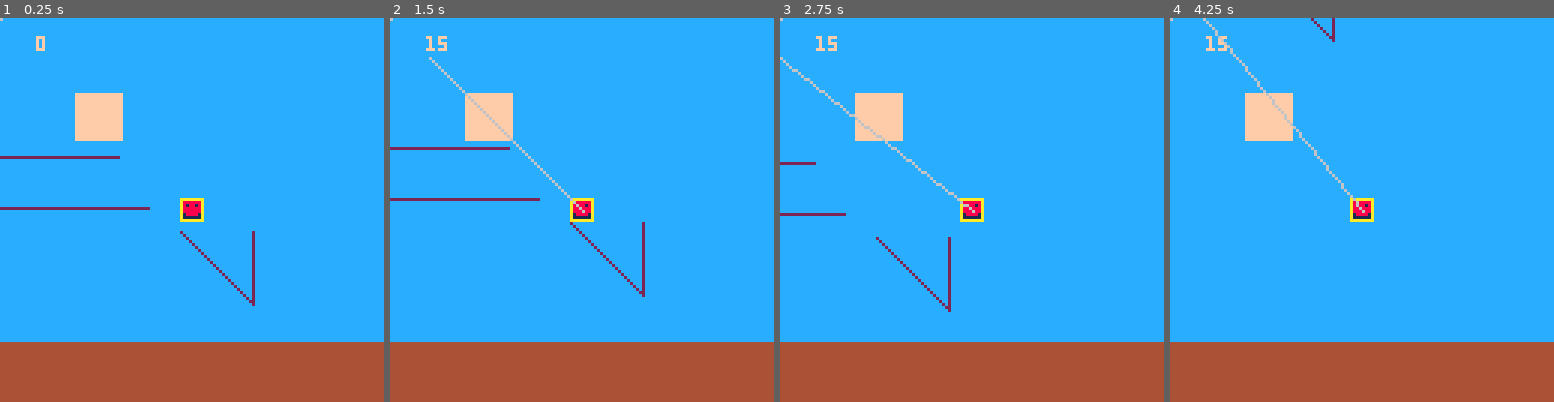
Above: before the commit, frames 1-4 (left to right).
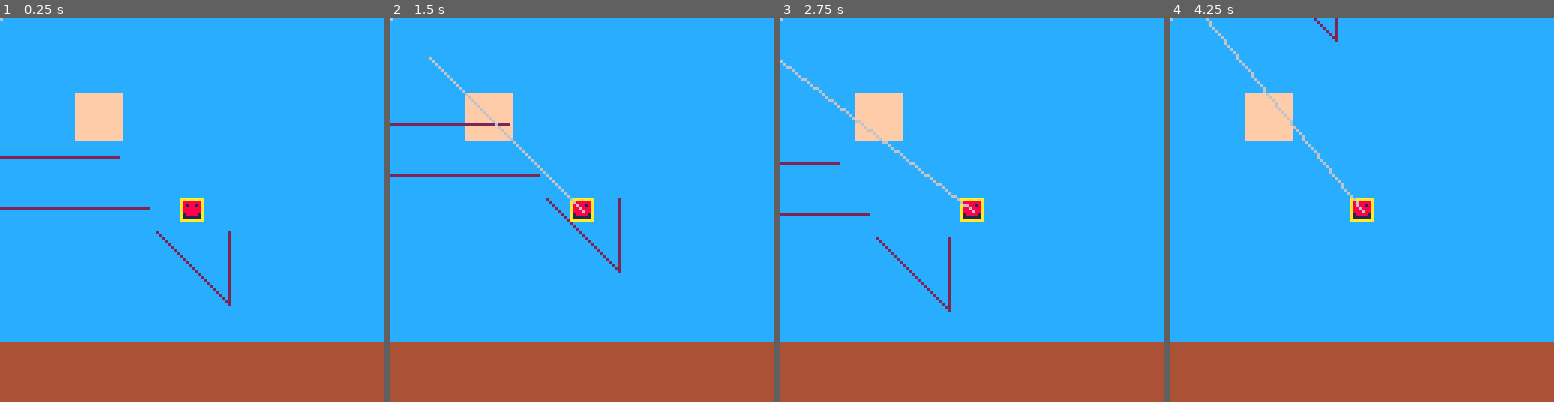
Above: after the commit, the same moments.

Repository: aws-eddy/Williams-Game-Dev
Game: PICO-8 cartridge group2/platformer.p8
Two runs of this game, one before a commit and one after it. Both use one fixed random seed, a clock stepped at 60 frames per second and the inputs below.
Inputs:
- Up to frame 1 (0.25 s): no input
- Up to frame 2 (1.5 s): tap O (Z key) at 0.7 s
- Up to frame 3 (2.75 s): hold Right 1.6-2.1 s; tap O (Z key) at 1.7, 2.1, 2.5 s; hold Up 2.15-2.42 s; hold Right from 2.47 s (still down)
- Up to frame 4 (4.25 s): tap O (Z key) every 0.4 s from 2.9 to 4.1 s; release Right at 3.03 s; hold Left 3.08-3.58 s; hold Right from 4.02 s (still down)

The runs differ from the first frame. In frame 1, 0.7% of the frame differs, in the area x 9-67%, y 4-75%; in frame 2, 1.6%, in the area x 0-67%, y 4-73%; in frame 3, 0.5%; in frame 4, 0.5%.

Commit message:
Updated collision/entity system
Should be no functional change if no bugs are present

Diff:
--- a/group2/platformer.p8
+++ b/group2/platformer.p8
@@ -2,7 +2,12 @@
 version 8
 __lua__
 
+debug = false
+
 function init()
+	if debug then
+		unit_test()
+	end
 	world_setup()
 	player_setup()
 end
@@ -14,6 +19,7 @@
 	add(entities, sampleterrain)
 	add(entities, sampleterrain2)
 	add(entities, sampleterrain3)
+	add(entities, playerentity)
 end
 
 grapplemode_none = 0
@@ -60,9 +66,6 @@
 -- clear the screen
 	rectfill(0,0, 128,128, 12)
 
--- print the temp text
-	print(temp, 12,6,15)
-
 -- draw a sun
 	rectfill(25,25,40,40, 15)
 
@@ -81,18 +84,20 @@
 
 	for i = 1, #entities do
 		currentity = entities[i]
-		currcollisionobj = currentity:collision_object()
+		currcollider = currentity:collider()
 		-- try entity specific rendering
 		success = currentity:render(0, 0) --todo worldx/worldy
 		if success == false then
-			cx = currentity.absx
-			cy = currentity.absy
-			w = currentity.width
-			h = currentity.height
-			for x = 0, w-1 do
-				for y = 0, h-1 do
-					if currcollisionobj:check_collision(x,y) % 2 == 1 then
-						rectfill(cx + x - camerax, cy + y - cameray, cx + x - camerax, cy + y - cameray, 2) --todo color
+			if currentity ~= playerentity then
+				cx = currentity.absx
+				cy = currentity.absy
+				w = currentity.width
+				h = currentity.height
+				for x = 0, w-1 do
+					for y = 0, h-1 do
+						if currcollider:check(x,y) then
+							rectfill(cx + x - camerax, cy + y - cameray, cx + x - camerax, cy + y - cameray, 2) --todo color
+						end
 					end
 				end
 			end
@@ -107,6 +112,16 @@
 	rectfill(mousex, mousey, mousex, mousey,6)
 	if grappling == 1 then
 		line(playercenterx-camerax,playercentery-cameray,grapplex-camerax,grappley-cameray,6)
+	end
+
+
+-- print the debug text
+	if debug then
+		print(temp, 12,6,15)
+		print("px " .. playerentity:collider():get_x(),12,12,1)
+		print("py " .. playerentity:collider():get_y(),12,20,1)
+		print("pw " .. playerentity:collider():get_width(),12,28,1)
+		print("ph " .. playerentity:collider():get_height(),12,36,1)
 	end
 end
 
@@ -192,43 +207,24 @@
 -- return true if collided
 -- return false if not collided
 function player_collision_check(checkx, checky)
-	noncollidedentities = {}
-	collidedentitites = {}
-	collided = 0
+	-- assume player is a rectangle box
+	pw = playerentity:collider():get_width()
+	ph = playerentity:collider():get_height()
+	playercollider = BoxCollider:new{absx = checkx, absy = checky, width = pw, height = ph}
 	for i = 1, #entities do
 		currentity = entities[i]
-		currcollisionobj = currentity:collision_object()
-		for px = checkx, checkx + playerwidth - 1 do
-			for py = checky, checky + playerwidth - 1 do
-				dx = flr(px - currentity.absx)
-				dy = flr(py - currentity.absy)
-				collisionresult = currcollisionobj:check_collision(dx, dy)
-				if collisionresult == 1 then
-					collided = 1
-				end
-				if collisionresult == 2 then
-					add(noncollidedentities, currentity)
-				end
-				if collisionresult == 3 then
-					collided = 1
-					add(collidedentitites, currentity)
-				end
+		if currentity ~= playerentity then
+			currcollider = currentity:collider()
+			if collide_optimized(playercollider, currcollider) then
+				return true
 			end
 		end
 	end
-	-- result collided entities
-	for i = 1, #collidedentitites do
-		collidedentitites[i]:event_collision()
-	end
-	if collided == 1 then
-		-- skip noncollided entities
-		return true
-	end
-	-- resolve noncollided entitites
-	for i = 1, #noncollidedentities do
-		noncollidedentities[i]:event_collision()
-	end
 	return false
+end
+
+function collide_anything(collider)
+	-- body
 end
 
 -- make player stop and able to jump upon floor collision
@@ -241,15 +237,17 @@
 	onblock = 0
 	for i = 1, #entities do
 		currentity = entities[i]
-		currcollisionobj = currentity:collision_object()
-		for px = playerx, playerx + playerwidth - 1 do
-			py = playery + playerheight
-			dx = flr(px - currentity.absx)
-			dy = flr(py - currentity.absy)
-			-- odd = collides
-			if currcollisionobj:check_collision(dx, dy) % 2 == 1 then
-				onblock = 1
-				playeryvel = 0
+		if currentity ~= playerentity then
+			currcollider = currentity:collider()
+			for px = playerx, playerx + playerwidth - 1 do
+				py = playery + playerheight
+				dx = flr(px - currentity.absx)
+				dy = flr(py - currentity.absy)
+				-- odd = collides
+				if currcollider:check(dx, dy) then
+					onblock = 1
+					playeryvel = 0
+				end
 			end
 		end
 	end
@@ -259,15 +257,17 @@
 function ceiling_check()
 	for i = 1, #entities do
 		currentity = entities[i]
-		currcollisionobj = currentity:collision_object()
-		for px = playerx, playerx + playerwidth - 1 do
-			py = playery - 1
-			dx = flr(px - currentity.absx)
-			dy = flr(py - currentity.absy)
-			-- odd = collides
-			if currcollisionobj:check_collision(dx, dy) % 2 == 1 then
-				if playeryvel < 0 then
-					playeryvel *= 0.95
+		if currentity ~= playerentity then
+			currcollider = currentity:collider()
+			for px = playerx, playerx + playerwidth - 1 do
+				py = playery - 1
+				dx = flr(px - currentity.absx)
+				dy = flr(py - currentity.absy)
+				-- odd = collides
+				if currcollider:check(dx, dy) then
+					if playeryvel < 0 then
+						playeryvel *= 0.95
+					end
 				end
 			end
 		end
@@ -312,7 +312,7 @@
 end
 
 
-Entity = {absx = 0, absy = 0, width = 0, height = 0}
+Entity = {}
 function Entity:new (o) -- constructor
 	o = o or {}   -- create object if user does not provide one
 	setmetatable(o, self)
@@ -320,12 +320,8 @@
 	return o
 end
 
-collision_none = 0
-collision_blocked = 1
-collision_effect_none = 2
-collision_effect_blocked = 3
-function Entity:collision_object()
-	return CollisionObject:new()
+function Entity:collider()
+	return Collider:new{absx = 0, absy = 0, width = 0, height = 0}
 end
 function Entity:render(worldx, worldy)
 	return false
@@ -335,44 +331,453 @@
 end
 
 
-CollisionObject = {}
-function CollisionObject:new (o) -- constructor
+--[[
+
+Collider types:
+
+Collider (base class)
+PointCollider (point (x,y)) --- O(0)?
+BoxCollider (rectangular box with (x,y,width,height)) --- O(1)
+CircleCollider (circle with (x,y,radius)) --- O(1)
+LineCollider (line from (x1,y1) to (x2,y2))
+TerrainCollider (arbitrary collision) --- O(N)
+TriangleCollider?
+FilterCollider (check each point to a filtered condition) --- depends on filter
+MultiCollider (combine multiple Colliders) --- sum of O
+
+--]]
+
+collidertype_none = 1
+collidertype_point = 2
+collidertype_box = 3
+collidertype_circle = 4
+collidertype_line = 5
+collidertype_terrain = 6
+collidertypecount = 6
+
+Collider = {absx = 0, absy = 0, width = 0, height = 0}
+function Collider:new (o) -- constructor
 	o = o or {}   -- create object if user does not provide one
 	setmetatable(o, self)
 	self.__index = self
 	return o
 end
+-- check collision at a single point (naive checking)
+-- relative to the current object's x and y
+-- must be integer (integer == finest resolution for collision)
+function Collider:check(relx, rely)
+	assert(relx == flr(relx))
+	assert(rely == flr(rely))
+	return false
+end
+function Collider:checkabs(absx, absy)
+	return self:check(flr(absx) - flr(self:get_x()), flr(absy) - flr(self:get_y()))
+end
+function Collider:get_x()
+	return self.absx
+end
+function Collider:get_y()
+	return self.absy
+end
+function Collider:get_width()
+	return self.width
+end
+function Collider:get_height()
+	return self.height
+end
+-- number of blocks need to check using naive method
+function Collider:max_check_blocks()
+	return self:get_width() * self:get_height()
+end
+-- 2D array containing naive set of blocks to check
+function Collider:max_block_set()
+	naiveblocks = {}
+	for y = 1, self:get_height() do
+		naiveblocks[y] = {}
+		for x = 1, self:get_width() do
+			naiveblocks[y][x] = self:check(x,y)
+		end
+	end
+	return naiveblocks
+end
+-- bounding box of blocks to check
+function Collider:bounding_box()
+	return BoxCollider:new{absx = self:get_x(), absy = self:get_y(), width = self:get_width(), height = self:get_height()}
+end
+function Collider:collider_type()
+	return collidertype_none
+end
+-- for debugging purposes
+function Collider:debug_info()
+	return 'ct: ' .. self:collider_type() ..
+		'; x: ' .. self:get_x() ..
+		'; y: ' .. self:get_y() ..
+		'; w: ' .. self:get_width() ..
+		'; h: ' .. self:get_height()
+end
+
+BoxCollider = Collider:new{absx = 0, absy = 0, width = 0, height = 0}
+function BoxCollider:check(relx, rely)
+	assert(relx == flr(relx))
+	assert(rely == flr(rely))
+	if relx >= 0 and relx < self:get_width() and rely >= 0 and rely < self:get_height() then
+		return true
+	else
+		return false
+	end
+end
+function BoxCollider:max_block_set()
+	naiveblocks = {}
+	for y = 1, self:get_height() do
+		naiveblocks[y] = {}
+		for x = 1, self:get_width() do
+			naiveblocks[y][x] = true
+		end
+	end
+	return naiveblocks
+end
+function BoxCollider:bounding_box()
+	return self
+end
+function BoxCollider:collider_type()
+	return collidertype_box
+end
+function BoxCollider:left_x()
+	return self:get_x()
+end
+function BoxCollider:top_y()
+	return self:get_y()
+end
+function BoxCollider:right_x()
+	return self:get_x() + self:get_width()
+end
+function BoxCollider:bottom_y()
+	return self:get_y() + self:get_height()
+end
+
+LineCollider = Collider:new{x1 = 0, y1 = 0, x2 = 0, y2 = 0}
+function LineCollider:check(relx, rely)
+	--TODO fuzzy line check
+	assert(relx == flr(relx))
+	assert(rely == flr(rely))
+	assert(false)
+end
+function LineCollider:collider_type()
+	return collidertype_line
+end
+function LineCollider:get_x1()
+	return self.x1
+end
+function LineCollider:get_y1()
+	return self.y1
+end
+function LineCollider:get_x2()
+	return self.x2
+end
+function LineCollider:get_y2()
+	return self.y1
+end
+--Override x/y/w/h methods
+function LineCollider:get_x()
+	return min(self:get_x1(), self:get_x2())
+end
+function LineCollider:get_y()
+	return min(self:get_y1(), self:get_y2())
+end
+function LineCollider:get_width()
+	return max(self:get_x1(), self:get_x2()) - self:get_x()
+end
+function LineCollider:get_height()
+	return max(self:get_y1(), self:get_y2()) - self:get_y()
+end
+
 
 blocktype_empty = 0
 blocktype_block = 1
 
 Terrain = Entity:new()
-function Terrain:collision_object()
-	return TerrainCollisionObject:new{blockholder = self}
+function Terrain:collider()
+	return TerrainCollider:new{blockholder = self, absx = self.absx, absy = self.absy, width = self.width, height = self.height}
 end
 function Terrain:block_data()
 	return self.blocks
 end
 
---subclass of collisionobject used for terrain
+--subclass of collider used for terrain
 --pass in a blockholder in the constructor
 --blockholder must have blocks() method
-TerrainCollisionObject = CollisionObject:new()
-function TerrainCollisionObject:check_collision(relx, rely)
+TerrainCollider = Collider:new()
+function TerrainCollider:check(relx, rely)
+	assert(relx == flr(relx))
+	assert(rely == flr(rely))
 	if self.blockholder == nill or self.blockholder:block_data() == nil then
-		return 0
+		return false
 	else
 		if self.blockholder:block_data()[rely+1] == nil then
-			return 0
+			return false
 		end
 		-- note lua arrays start at 1
 		if self.blockholder:block_data()[rely+1][relx+1] == nil or self.blockholder:block_data()[rely+1][relx+1] == blocktype_empty then
-			return 0
+			return false
 		else
-			return 1
-		end
-	end
-end
+			return true
+		end
+	end
+end
+function TerrainCollider:collider_type()
+	return collidertype_terrain
+end
+
+--[[
+check for optimized collision between two colliders
+fallback to naive collision detection if no optimized version exists
+when more collider types are added, modify this to add their optimizations
+--]]
+function collide_optimized(collider1, collider2)
+	c1type = collider1:collider_type()
+	c2type = collider2:collider_type()
+	--one if first, two if second, three if both
+	colliderlisting = {}
+	for x = 1, collidertypecount do
+		colliderlisting[x] = 0
+	end
+	--type ranges from 1 to collidertypecount
+	colliderlisting[c1type] = colliderlisting[c1type] + 1
+	colliderlisting[c2type] = colliderlisting[c2type] + 2
+	--only one type of ordering
+	clpoint = colliderlisting[collidertype_point]
+	clbox = colliderlisting[collidertype_box]
+	clcircle = colliderlisting[collidertype_circle]
+	clline = colliderlisting[collidertype_line]
+
+	--optimize for point/anything
+	if clpoint == 1 or clpoint == 3 then
+		--collider 1 is a point, check that point in collider 2
+		return collider2.checkabs(collider1:get_x(), collider1:get_y())
+	elseif clpoint == 2 then
+		--collider 2 is a point, check that point in collider 1
+		return collider1.checkabs(collider2:get_x(), collider2:get_y())
+	end
+
+	--optimize for box/box, box/circle, box/line
+	if clbox > 0 then
+		if clbox == 3 then
+			--both colliders are boxes
+			return collide_box_on_box(collider1, collider2)
+		else
+			boxc = nil
+			nonboxc = nil
+			if clbox == 2 then
+				boxc = collider2
+				nonboxc = collider1
+			else
+				--clbox == 1
+				boxc = collider1
+				nonboxc = collider2
+			end
+			if clcircle > 0 then
+				return collide_box_on_circle(boxc, nonboxc)
+			elseif clline > 0 then
+				return collide_box_on_line(boxc, nonboxc)
+			end
+			-- otherwise fallback to next
+		end
+	end
+
+	--optimize for circle/circle, circle/line
+	if clcircle > 0 then
+		if clcircle == 3 then
+			return collide_circle_on_circle(collider1, collider2)
+		else
+			circlec = nil
+			noncirclec = nil
+			if clcircle == 2 then
+				circlec = collider2
+				noncirclec = collider1
+			else
+				--clcircle == 1
+				circlec = collider1
+				noncirclec = collider2
+			end
+			if clline > 0 then
+				return collide_circle_on_line(circlec, noncirclec)
+			end
+		end
+	end
+
+	--optimize for line/line
+	if clline > 0 then
+		if clline == 3 then
+			return collide_line_on_line(collider1, collider2)
+		end
+	end
+
+	--optimize by bounding box
+	bb1 = collider1:bounding_box()
+	bb2 = collider2:bounding_box()
+	if not collide_box_on_box(bb1, bb2) then
+		return false
+	end
+
+	--naive fallback
+	return collide_naive(collider1, collider2)
+end
+
+--[[
+check collision naively
+first, from the collider with less max blocks, get the naive block set
+(the maximum possible set of blocks)
+then, for each block in that set, first check if it intersects the original,
+then check if it intersects the new set
+if both are true, a collision has been reached
+otherwise, keep looking for collisions
+--]]
+function collide_naive(collider1, collider2)
+	--figure out the collider with less max blocks
+	lesscollider = nil
+	morecollider = nil
+	mcb1 = collider1:max_check_blocks()
+	mcb2 = collider2:max_check_blocks()
+	if mcb1 <= mcb2 then
+		lesscollider = collider1
+		morecollider = collider2
+	else
+		lesscollider = collider2
+		morecollider = collider1
+	end
+	objx = flr(lesscollider:get_x())
+	objy = flr(lesscollider:get_y())
+	mx = flr(morecollider:get_x())
+	my = flr(morecollider:get_y())
+	objwidth = flr(lesscollider:get_width())
+	objheight = flr(lesscollider:get_height())
+	--TODO naive block optimizations
+	--naiveblocks = lesscollider:max_block_set()
+	--loop through the naive block set
+	for px = objx, objx + objwidth - 1 do
+		for py = objy, objy + objheight - 1 do
+			ldx = px - objx + 1
+			ldy = py - objy + 1
+			objcollisionresult = true
+			if naiveblocks ~= nil then
+				objcollisionresult = naiveblocks[ldy][ldx]
+			end
+			if objcollisionresult then
+				lessresult = lesscollider:checkabs(px, py)
+				moreresult =  morecollider:checkabs(px, py)
+				if lessresult and moreresult then
+					return true
+				end
+			end
+		end
+	end
+	return false
+end
+
+--collider helper functions
+function collide_box_on_box(box1, box2)
+	-- check if box is out of another box
+	if flr(box1:right_x()) <= flr(box2:left_x()) or
+		flr(box2:right_x()) <= flr(box1:left_x()) or
+		flr(box1:bottom_y()) <= flr(box2:top_y()) or
+		flr(box2:bottom_y()) <= flr(box1:top_y()) then
+		return false
+	else
+		return true
+	end
+end
+
+function collide_box_on_circle(box1, circle1)
+	-- check if circle is in box (circle center in box)
+	-- check if box is in circle (any corner)
+	-- check if any edge interesects circle
+	if box1:checkabs(circle1:center_x(), circle1:center_y()) then
+		--circle 1 in box 1
+		return true
+	elseif circle1:checkabs(box1:left_x(), box1:top_y()) or
+		circle1:checkabs(box1:right_x(), box1:top_y()) and
+		circle1:checkabs(box1:left_x(), box1:bottom_y()) and
+		circle1:checkabs(box1:right_x(), box1:bottom_y()) then
+		--box 1 in circle 1
+		return true
+	else
+		boxlines = box_edges(box1)
+		for i = 1, #boxlines do
+			if collide_circle_on_line(circle1, boxlines[i]) then
+				--box line intersects with circle
+				return true
+			end
+		end
+		return false
+	end
+end
+
+function collide_box_on_line(box1, line1)
+	-- check if line is in box (either endpoint)
+	-- check line-line for the four lines of the box
+	if box1:checkabs(line1:get_x1(), line1:get_y1()) or
+		box1:checkabs(line1:get_x2(), line1:get_y2()) then
+		return true
+	else
+		boxlines = box_edges(box1)
+		for i = 1, #boxlines do
+			if collide_line_on_line(line1, boxlines[i]) then
+				--box line intersects with line
+				return true
+			end
+		end
+		return false
+	end
+end
+
+function collide_circle_on_circle(circle1, circle2)
+	-- check if circle are less than (r1 + r2) away
+	if distance(circle1:center_x(), circle1:center_y(), circle2:center_x(), circle2:center_y()) <=
+		circle1:radius() + circle2:radius() then
+		return true
+	else
+		return false
+	end
+end
+
+function collide_circle_on_line(circle1, line1)
+	-- check if line is in circle (either endpoint)
+	-- use distance formula
+	printh("Error: collide_cicle_on_line not implemented!")
+	assert(false)
+	return false
+end
+
+function collide_line_on_line(line1, line2)
+	-- todo matrix implementation
+	printh("Error: collide_line_on_line not implemented!")
+	assert(false)
+	return false
+end
+
+--returns an array of four lines containing the edges of the box
+function box_edges(box1)
+	leftx = box1:left_x()
+	rightx = box1:right_x()
+	topy = box1:top_y()
+	bottomy = box1:bottom_y()
+	arr = {}
+	-- top-left to top-right
+	arr[1] = LineCollider:new{x1 = leftx, y1 = topy, x2 = rightx, y2 = topy}
+	-- top-right to bottom-right
+	arr[2] = LineCollider:new{x1 = rightx, y1 = topy, x2 = rightx, y2 = bottomy}
+	-- bottom-right to bottom-left
+	arr[3] = LineCollider:new{x1 = rightx, y1 = bottomy, x2 = leftx, y2 = bottomy}
+	-- bottom-left to top-left
+	arr[4] = LineCollider:new{x1 = leftx, y1 = bottomy, x2 = leftx, y2 = topy}
+	return arr
+end
+
+--euclidean distance formula
+function distance(x1, y1, x2, y2)
+	return sqrt((x2 - x1) * (x2 - x1) + (y2 - y1) * (y2 - y1))
+end
+
 
 sb1w = 25
 sb1h = 25
@@ -389,7 +794,7 @@
 		end
 	end
 end
-sampleterrain = Terrain:new{absx = 75, absy = 75, width = sb1w, height = sb1h, blocks = sampleblocks}
+sampleterrain = Terrain:new{absx = 67, absy = 75, width = sb1w, height = sb1h, blocks = sampleblocks}
 
 sb2w = 65
 sb2h = 1
@@ -419,6 +824,57 @@
 end
 sampleterrain3 = Terrain:new{absx = 0, absy = 50, width = sb3w, height = sb3h, blocks = sampleblocks3}
 
+PlayerEntity = Entity:new{}
+function PlayerEntity:collider()
+	return BoxCollider:new{absx = get_player_x(), absy = get_player_y(), width = self.width, height = self.height}
+end
+
+playerentity = PlayerEntity:new{width = 8, height = 8}
+
+function get_player_x()
+	return playerx
+end
+
+function get_player_y()
+	return playery
+end
+
+function unit_test()
+	printh('--------------------------------')
+	printh('Begin Unit Tests')
+	printh('--------------------------------')
+	collision_test()
+	printh('--------------------------------')
+	printh('End Unit Tests')
+	printh('--------------------------------')
+end
+
+function collision_test()
+	printh('--------------------------------')
+	printh('Begin Collision Tests')
+	printh('--------------------------------')
+	colliderp1 = BoxCollider:new{absx = 1, absy = 1, width = 1, height = 1}
+	printh('point test')
+	assert(collide_optimized(colliderp1, colliderp1))
+
+	collider1 = sampleterrain3:collider()
+	collider2 = BoxCollider:new{absx = 5, absy = 45, width = 8, height = 8}
+
+	printh('c1bb: ' .. collider1:bounding_box():debug_info())
+	printh('c2bb: ' .. collider2:bounding_box():debug_info())
+
+	printh('bounding box test')
+	assert(collide_box_on_box(collider1:bounding_box(), collider2:bounding_box()))
+
+	printh('collision test')
+	assert(collide_optimized(collider1, collider2))
+
+	collider3 = BoxCollider:new{absx = 60, absy = 67.1, width = 8, height = 8}
+	collider4 = sampleterrain2:collider()
+
+	printh('edge collision test')
+	assert(collide_optimized(collider3, collider4))
+end
 
 init()
 
